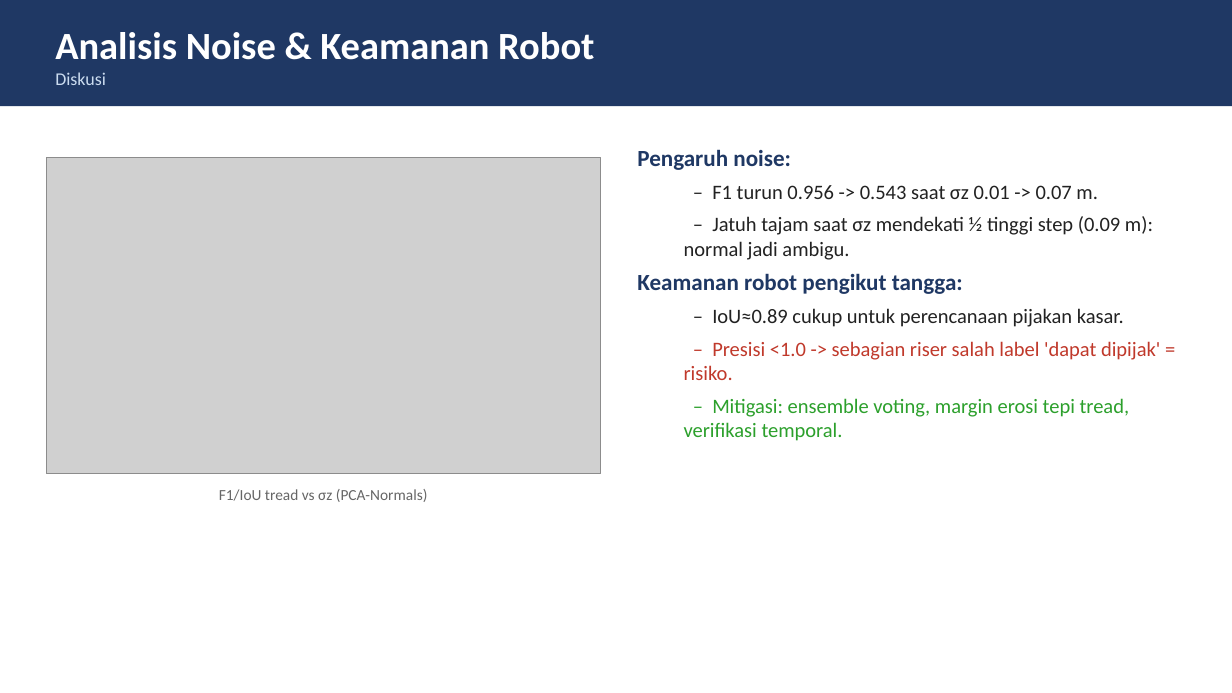
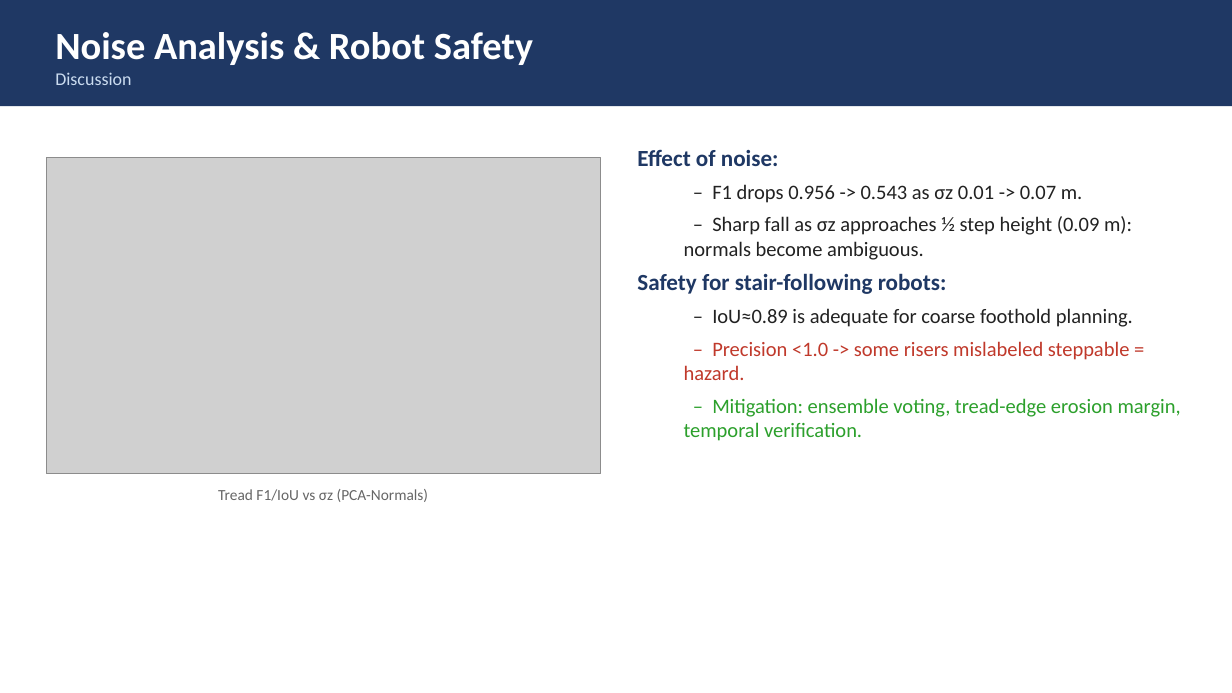
Before and after one commit to riyadh-gif/UAS-citraPraktikum-PakNando, a slide deck: slide 8 of slides/presentasi.pptx. Drawn at 1232x693 pixels with LibreOffice and Linux fonts; fonts in the diff are those of the drawing; grey boxes stand for pictures. Boxes give left, top, right and bottom in pixels: in the first picture for what was removed or moved away, otherwise in the second. Text is boxed around its words. In the diff, an @@ line names an element or a change of style, - is before the commit and + after.

```diff
--- a/slides/presentasi.pptx
+++ b/slides/presentasi.pptx
@@ text at (x1=55, y1=32, x2=533, y2=85): text changed @@
-Analisis Noise & Keamanan Robot
-Diskusi
+Noise Analysis & Robot Safety
+Discussion
@@ text at (x1=637, y1=149, x2=1181, y2=441): text changed @@
-Pengaruh noise:
-  – F1 turun 0.956 -> 0.543 saat σz 0.01 -> 0.07 m.
-  – Jatuh tajam saat σz mendekati ½ tinggi step (0.09 m): normal jadi ambigu.
-Keamanan robot pengikut tangga:
-  – IoU≈0.89 cukup untuk perencanaan pijakan kasar.
-  – Presisi <1.0 -> sebagian riser salah label 'dapat dipijak' = risiko.
-  – Mitigasi: ensemble voting, margin erosi tepi tread, verifikasi temporal.
+Effect of noise:
+  – F1 drops 0.956 -> 0.543 as σz 0.01 -> 0.07 m.
+  – Sharp fall as σz approaches ½ step height (0.09 m): normals become ambiguous.
+Safety for stair-following robots:
+  – IoU≈0.89 is adequate for coarse foothold planning.
+  – Precision <1.0 -> some risers mislabeled steppable = hazard.
+  – Mitigation: ensemble voting, tread-edge erosion margin, temporal verification.
@@ text at (x1=218, y1=489, x2=429, y2=502): text changed @@
-F1/IoU tread vs σz (PCA-Normals)
+Tread F1/IoU vs σz (PCA-Normals)
```
Also in this commit, not shown: 8 other slides changed, 2 other files.
